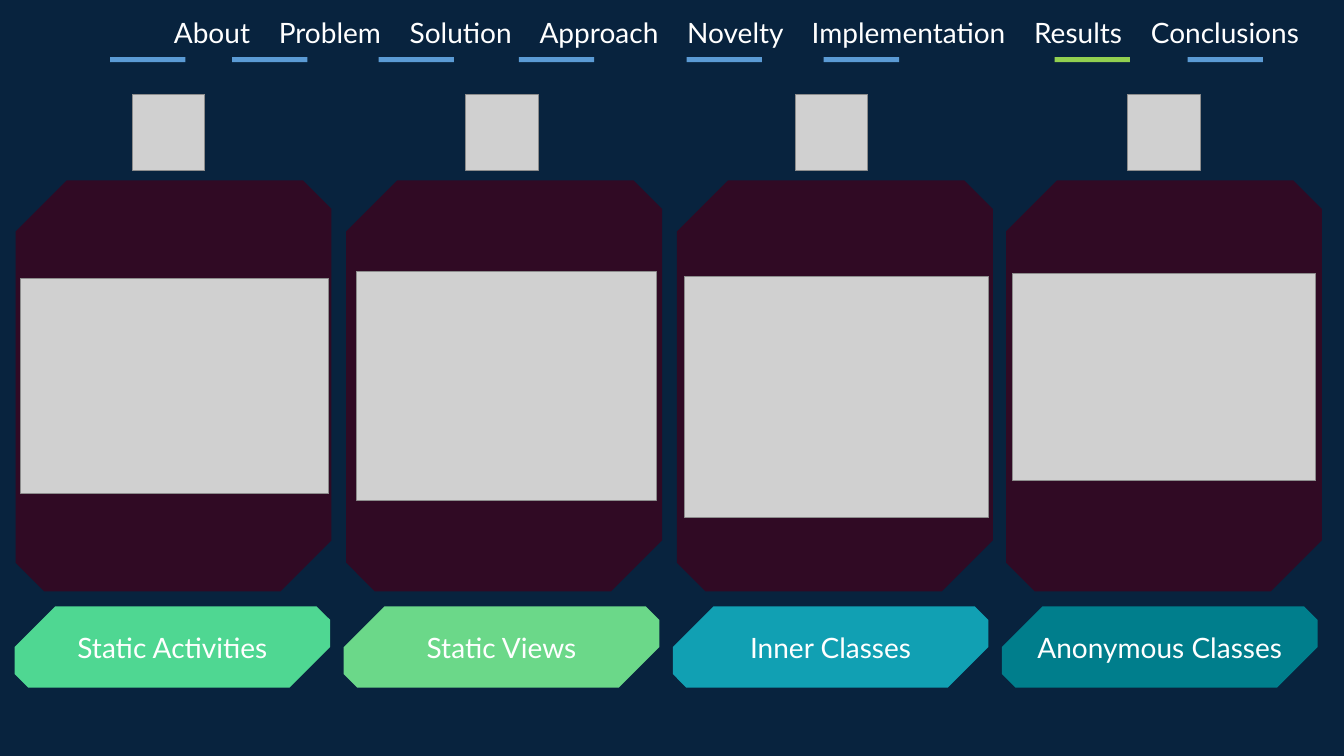
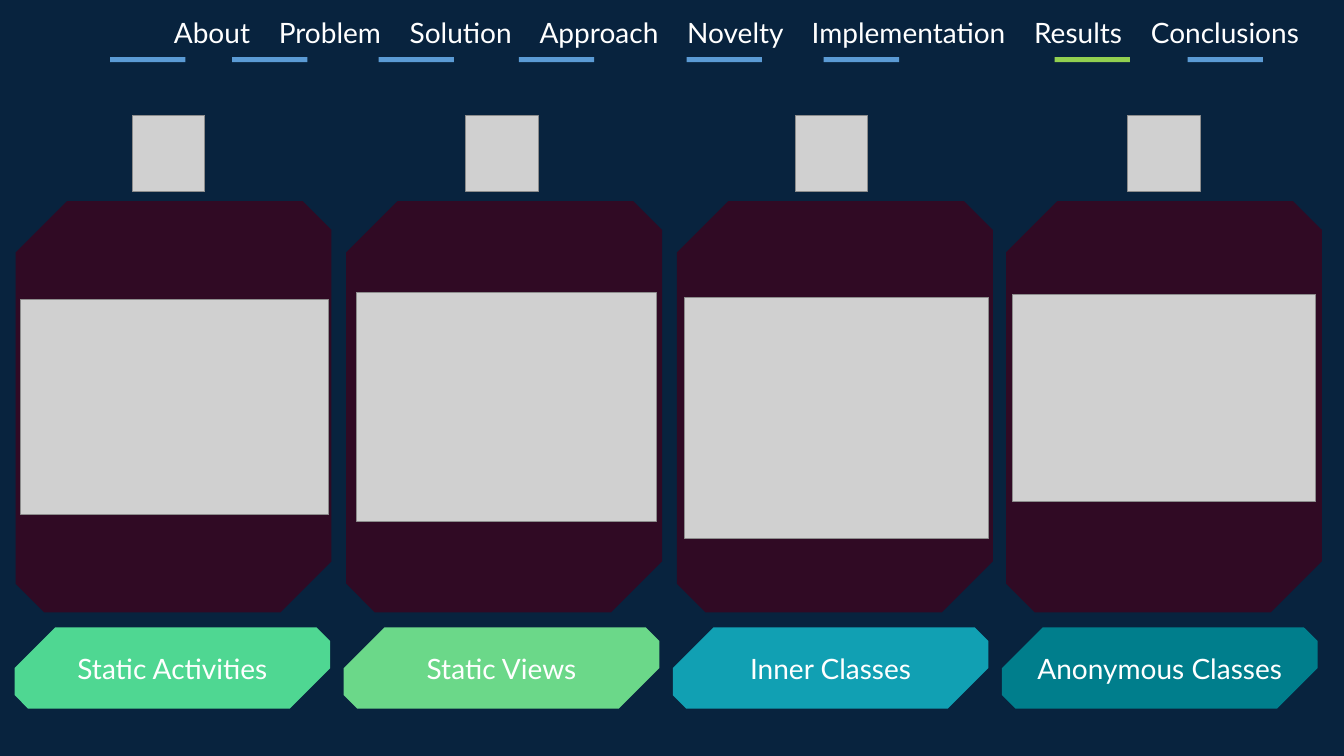
Before and after one commit to jsachs/infer, a slide deck: slide 23 of infeRS/InfeRS.pptx. Drawn at 1344x756 pixels with LibreOffice and Linux fonts; fonts in the diff are those of the drawing; grey boxes stand for pictures. Boxes give left, top, right and bottom in pixels: in the first picture for what was removed or moved away, otherwise in the second. Text is boxed around its words. In the diff, an @@ line names an element or a change of style, - is before the commit and + after.

```diff
--- a/infeRS/InfeRS.pptx
+++ b/infeRS/InfeRS.pptx
@@ 8 pictures, 8 snip diag rects: place and size @@
-8 pictures, 8 snip diag rects at [15, 94, 1322, 689]
+8 pictures, 8 snip diag rects at [15, 115, 1322, 710]
```
Also in this commit, not shown: 11 other slides changed, 1 slide added, 4 slides removed.
